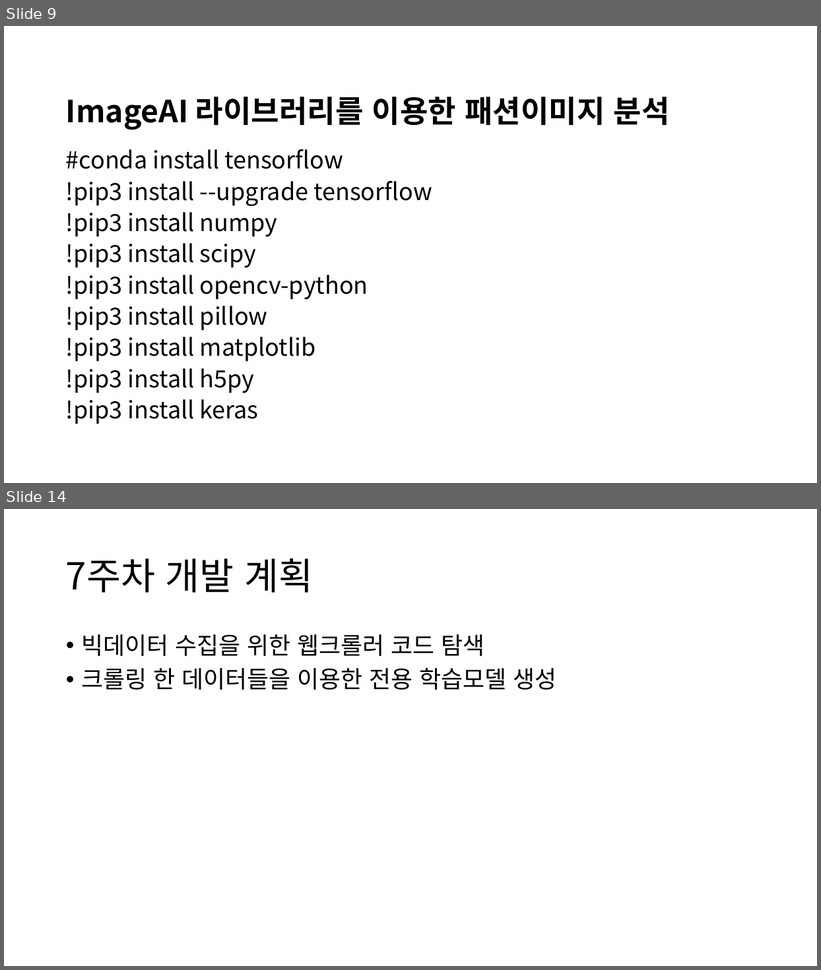
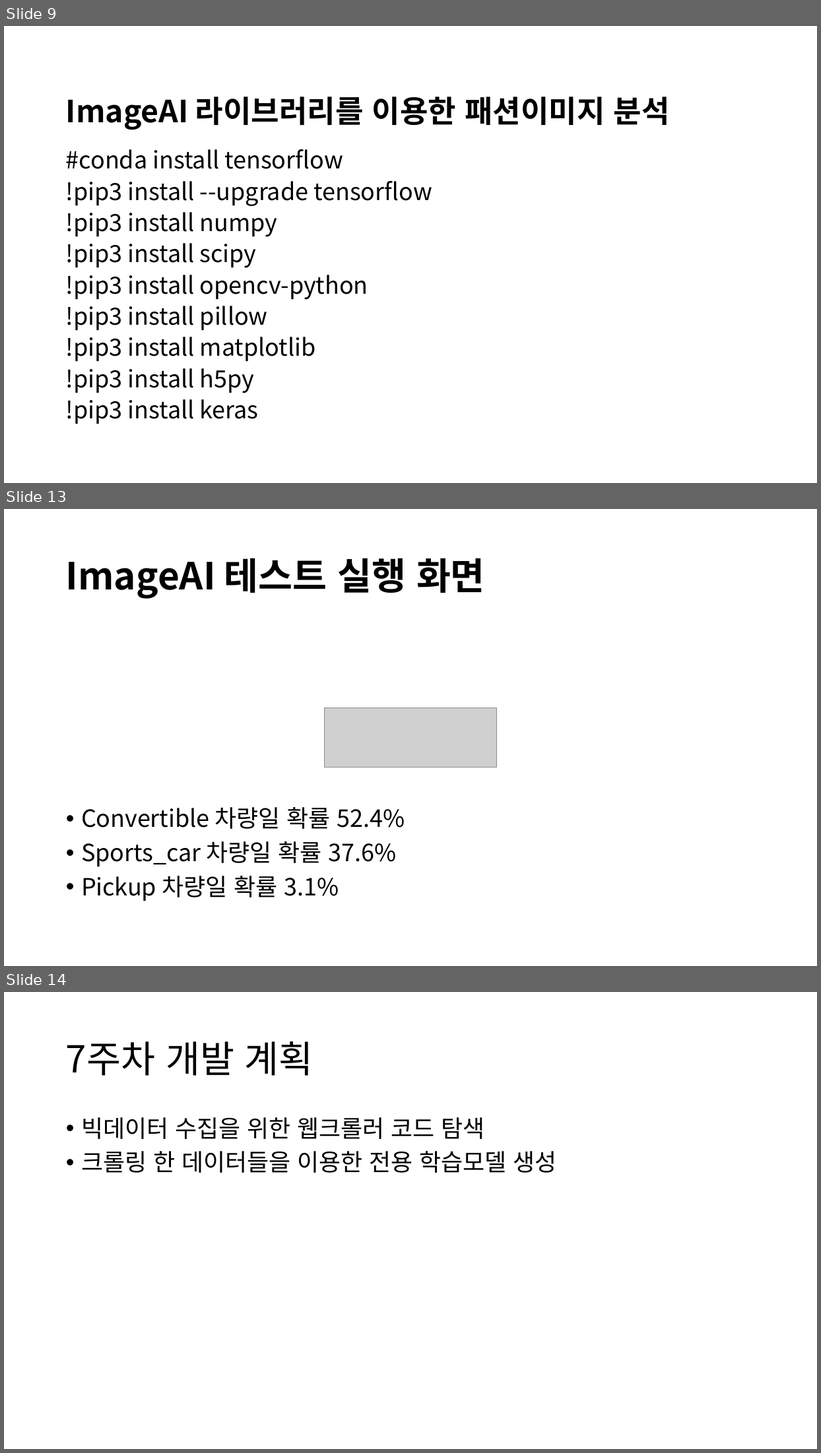
Before and after one commit to CheonSeounghyun/Coordination-Recommend, a slide deck: document/Capston Design Proposal_6week.pptx. Shown one above the other, each under a label of ours: slides 9 and 14 before the commit, slides 9, 13 and 14 after it; the slides between them are not shown. The pictures are 821x970 and 821x1453 pixels, drawn with LibreOffice and Linux fonts; fonts in the diff are those of the drawing; grey boxes stand for pictures. Boxes give left, top, right and bottom in pixels: in the first picture for what was removed or moved away, otherwise in the second. Text is boxed around its words. In the diff, an @@ line names an element or a change of style, - is before the commit and + after.

```diff
--- a/document/Capston Design Proposal_6week.pptx
+++ b/document/Capston Design Proposal_6week.pptx
@@ slide 13 added at <box>4,509,817,966</box>, background #FFFFFF @@
@@ title added at <box>66,558,485,599</box>, 44 pt, text #000000, bold @@
+ImageAI 테스트 실행 화면
@@ picture added at <box>325,708,497,768</box> @@
@@ text added at <box>81,807,405,902</box>, 28 pt, text #000000 @@
+• Convertible 차량일 확률 52.4%
+• Sports_car 차량일 확률 37.6%
+• Pickup 차량일 확률 3.1%
```
Also in this commit, not shown: 11 slides changed, 1 slide removed.
